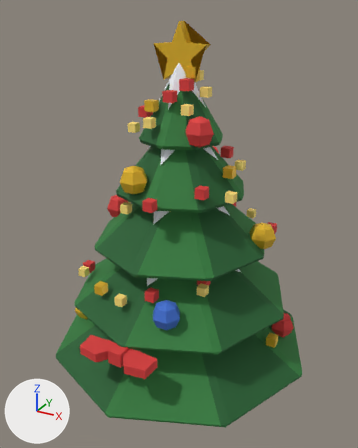
A saved change to the Blender file assets/managed-models/events/winter-holidays/decorated-tree-1x1/decorated-tree-1x1.blend.
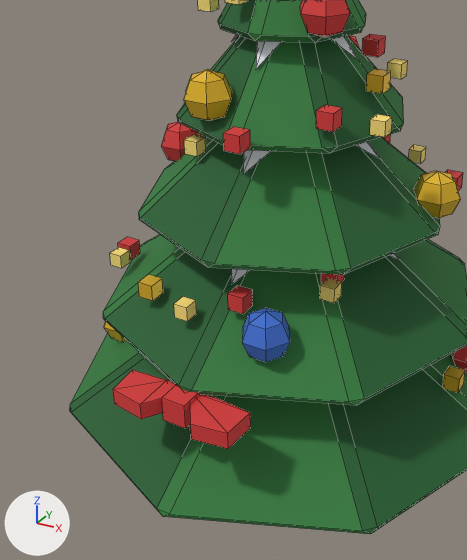
Old and new are each drawn whole from a 50 mm camera at (0.72, -1.324, 1.288) aimed at (-0.007, -0.003, 0.627) and again close up on the part from 5% to 78% of the width and 28% to 99% of the height. Arrows for +X, +Y and +Z are at lower left; the lights stay in place. The older version's two pictures come first. The close-ups show mesh edges as thin lines.

Script lines for the objects in view, before the commit:
```python
me_decorated_tree_1x1 = bpy.data.meshes.new('decorated-tree-1x1')
me_decorated_tree_1x1.from_pydata(...)  # 885 vertices, 835 faces; spans x -0.45..0.45, y -0.45..0.45, z 0.0..1.251
me_decorated_tree_1x1.materials.append(mat_m_sm_wh_decoratedtree)
ob_decorated_tree_1x1 = bpy.data.objects.new('decorated-tree-1x1', me_decorated_tree_1x1)
ob_decorated_tree_1x1.location = (0.0, 0.0, 0.0)
```
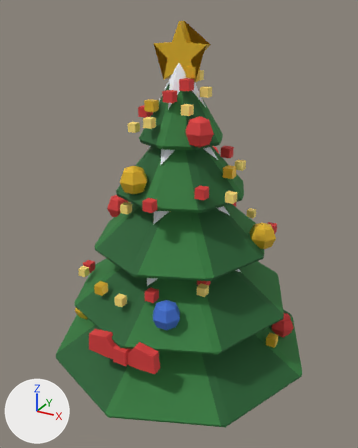
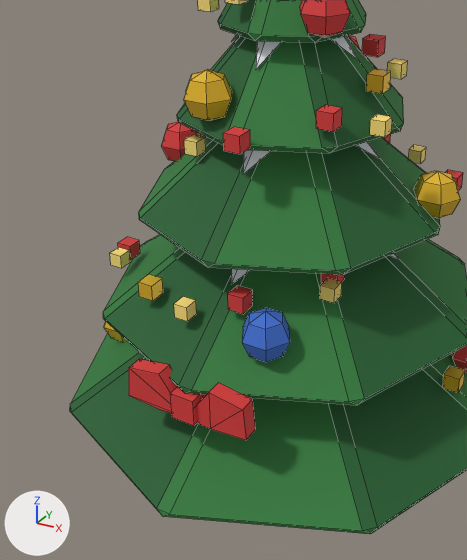
What the commit changed:
me_decorated_tree_1x1 has 885 vertices, 835 faces and spans x -0.45..0.45, y -0.45..0.45, z 0.0..1.251.
me_decorated_tree_1x1 is used by ob_decorated_tree_1x1; location (0.0, 0.0, 0.0).
me_decorated_tree_1x1 part 1: the loose piece of 10 vertices spanning x 0.0..0.118, y -0.426..-0.352, z 0.343..0.372 is turned -90 degrees about the x axis through its middle, then moved by (0.0, 0.032, 0.002).
me_decorated_tree_1x1 part 2: the loose piece of 10 vertices spanning x -0.118..0.0, y -0.426..-0.352, z 0.343..0.372 is turned -90 degrees about the x axis through its middle, then moved by (0.0, 0.032, 0.002).
me_decorated_tree_1x1 part 3: the loose piece of 8 vertices spanning x -0.022..0.022, y -0.403..-0.353, z 0.335..0.379 is turned -90 degrees about the x axis through its middle, then moved by (0.0, 0.021, -0.009).

Changed parts and their boxes (x1, y1, x2, y2) in the close-ups (467 x 560 px; the box of a moved part takes in the faces that stretch with it):
part 1 of me_decorated_tree_1x1, moved or reshaped: before (190, 394, 251, 449); after (196, 383, 255, 440)
part 2 of me_decorated_tree_1x1, moved or reshaped: before (113, 370, 175, 419); after (129, 359, 178, 413)
part 3 of me_decorated_tree_1x1, moved or reshaped: before (162, 385, 200, 429); after (170, 387, 206, 426)
